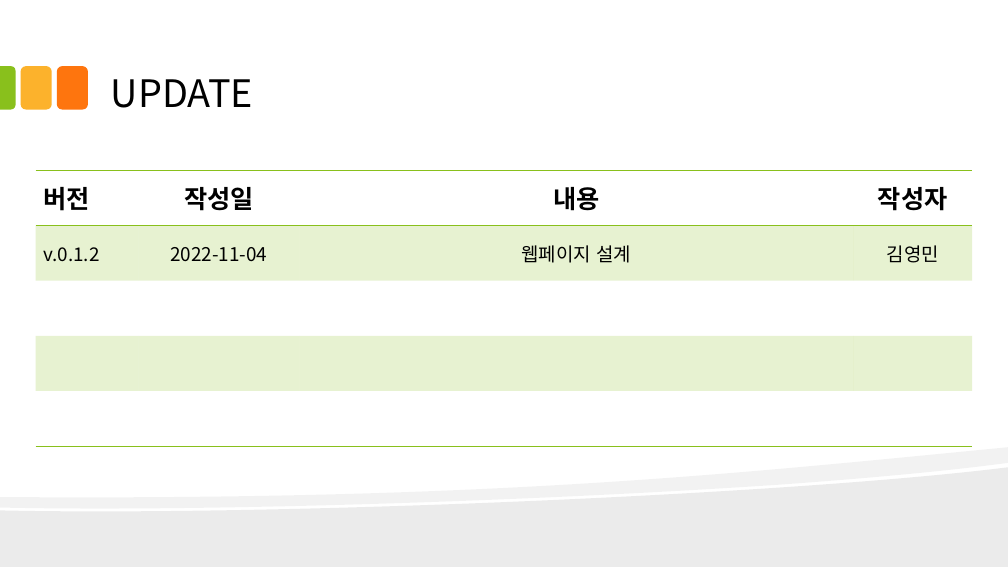
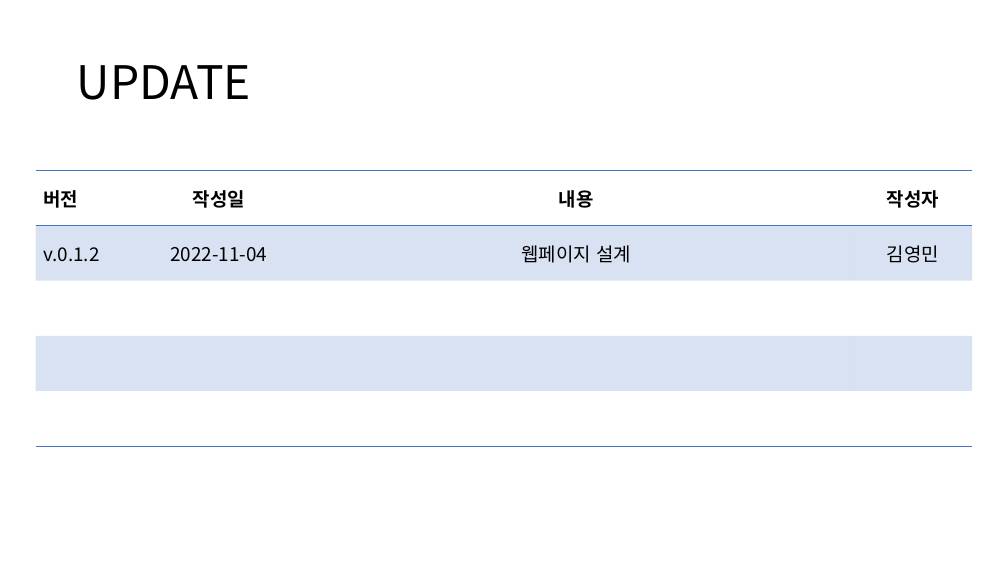
Before and after one commit to kjayvam/HTML, a slide deck: slide 2 of project/ppt/김영민_화면설계.pptx. Drawn at 1008x567 pixels with LibreOffice and Linux fonts; fonts in the diff are those of the drawing. Boxes give left, top, right and bottom in pixels: in the first picture for what was removed or moved away, otherwise in the second. Text is boxed around its words. In the diff, an @@ line names an element or a change of style, - is before the commit and + after.

```diff
--- a/project/ppt/김영민_화면설계.pptx
+++ b/project/ppt/김영민_화면설계.pptx
@@ title "UPDATE": place and size @@
-title "UPDATE" at bbox=[111, 79, 253, 108]
+title "UPDATE" at bbox=[77, 65, 251, 100]
@@ title "UPDATE" at bbox=[77, 65, 251, 100]: size 36 to 44 pt; line spacing 1 to 0.9; vertical alignment bottom to middle @@
@@ round same rect removed at bbox=[0, 67, 16, 110] @@
@@ rounded rectangle removed at bbox=[20, 67, 51, 110] @@
@@ rounded rectangle removed at bbox=[57, 67, 88, 110] @@
@@ table at bbox=[36, 170, 972, 446] @@
@@ fill #89C01C at 20% opacity to #4472C4 at 20% opacity in 8 cells @@
@@ size 24 to 18 pt in "버전", "작성일", "내용", "작성자" @@
@@ borders changed @@
@@ freeform shape removed at bbox=[0, 447, 1008, 567] @@
@@ freeform shape removed at bbox=[0, 468, 1008, 567] @@
```
Also in this commit, not shown: 28 other slides changed, 11 other files.
